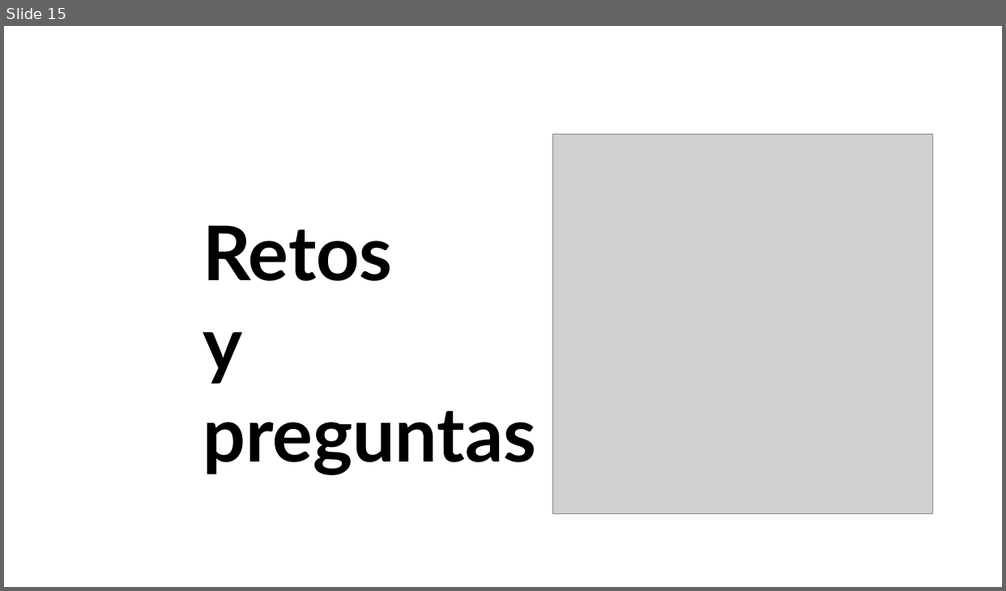
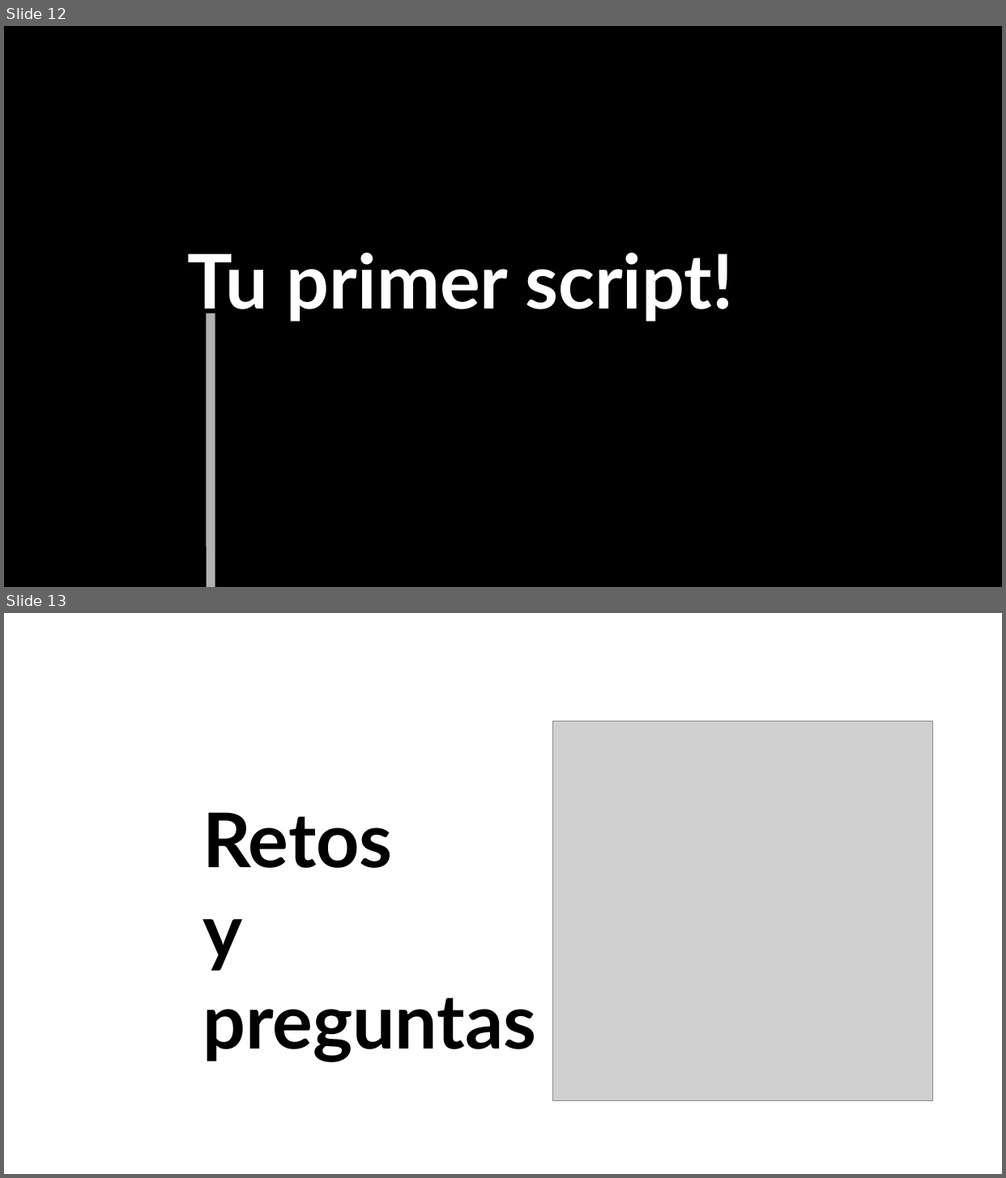
Before and after one commit to uibcdf/Taller-Python, a slide deck: semana_3/slides/slides.odp. Shown one above the other, each under a label of ours: slide 15 before the commit, slides 12 and 13 after it. The pictures are 1006x591 and 1006x1178 pixels, drawn with LibreOffice and Linux fonts; fonts in the diff are those of the drawing; grey boxes stand for pictures. Boxes give left, top, right and bottom in pixels: in the first picture for what was removed or moved away, otherwise in the second. Text is boxed around its words. In the diff, an @@ line names an element or a change of style, - is before the commit and + after.

```diff
--- a/semana_3/slides/slides.odp
+++ b/semana_3/slides/slides.odp
@@ slide 12 added at box(4, 26, 1002, 587), background #FFFFFF @@
@@ rectangle added at box(4, 26, 1002, 587), fill #000000 @@
@@ text added at box(188, 253, 733, 322), 60 pt, text #FFFFFF, bold @@
+Tu primer script!
@@ line added from (211, 314) to (211, 587), #B2B2B2 7.2 pt @@
@@ what was slide 15 is now slide 13 @@
```
Also in this commit, not shown: 1 slide changed, 10 other slides added, 13 slides removed, 5 other files.
